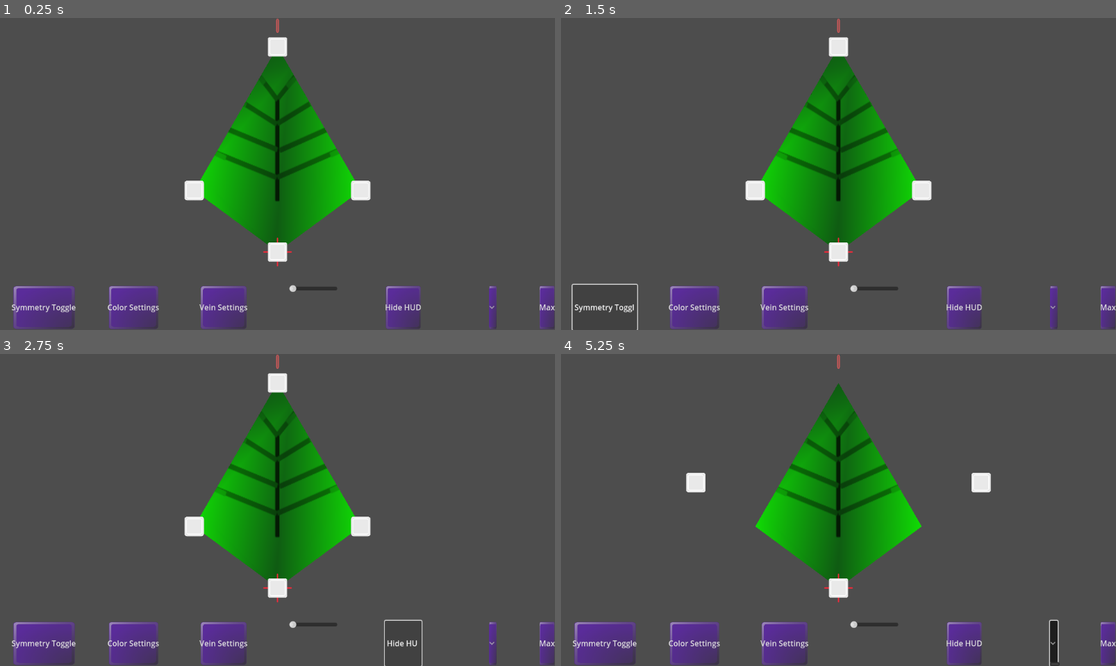
Above: before the commit, frames 1-4 (two rows, left to right).
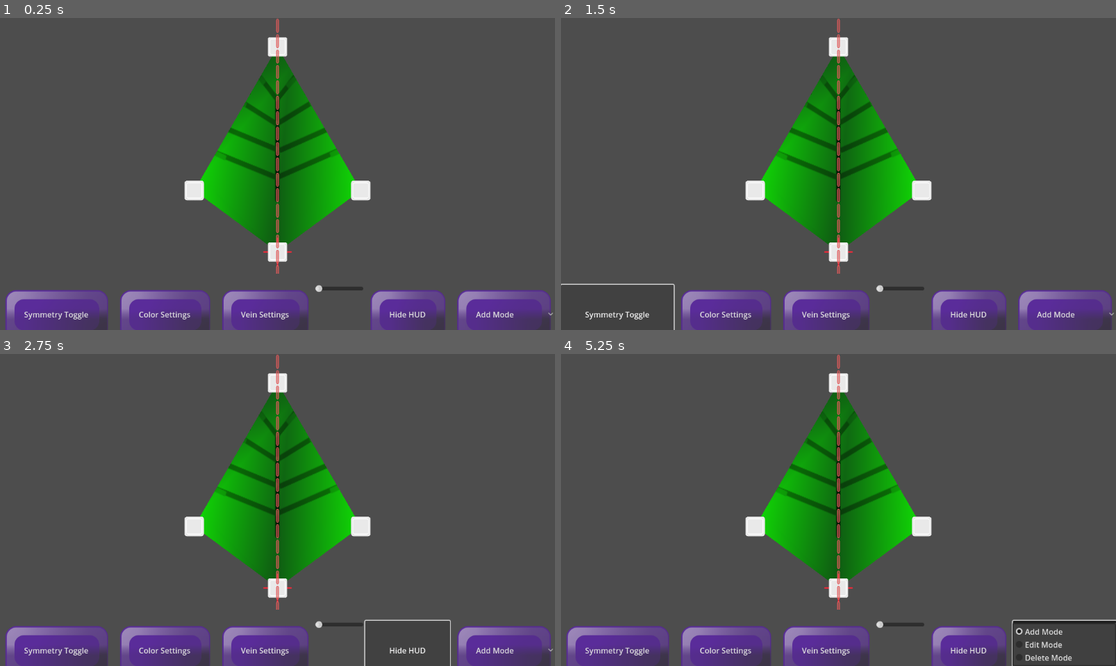
Above: after the commit, the same moments.

Repository: LettucePie/persephone
Game: Godot game, scene res://design/leafmaker.tscn
Same seed, same stepped clock (60 frames per second), same inputs: the game is played once before the commit and once after it.
Inputs (mouse positions are in pixels of both pictures, inside the frame that each line leads up to; where the layout moved, square brackets give the same spot in the first picture):
- Up to frame 1 (0.25 s): no input
- Up to frame 2 (1.5 s): click (1066, 314) [1054, 308] at 0.5 s; click "Symmetry Toggle" at 1.25 s
- Up to frame 3 (2.75 s): click "Hide HUD" at 2 s
- Up to frame 4 (5.25 s): click (1110, 644) at 2.75 s, where only the run before the commit has a clickable "Max"; click "Symmetry Toggle" at 3.5 s; click "Hide HUD" at 4.25 s; click (1066, 650) [1054, 644] at 5 s

The runs differ from the first frame. In frame 1, 10% of the frame differs, in the area x 1-100%, y 5-100%; in frame 2, 8.8%; in frame 3, 9.0%; in frame 4, 10%.

Commit message:
Added in LeafPoint class to organize symmetry pairs

Diff:
--- a/design/button_tool_normal.tres
+++ b/design/button_tool_normal.tres
@@ -1,11 +1,11 @@
-[gd_resource type="StyleBoxTexture" load_steps=2 format=2]
+[gd_resource type="StyleBoxTexture" load_steps=2 format=3 uid="uid://duh1oqg6aw3yb"]
 
-[ext_resource path="res://design/button_style_square.png" type="Texture2D" id=1]
+[ext_resource type="Texture2D" uid="uid://x5jwvkngxxvl" path="res://design/button_style_square.png" id="1"]
 
 [resource]
-texture = ExtResource( 1 )
-region_rect = Rect2( 50, 50, 410, 410 )
-margin_left = 40.0
-margin_right = 40.0
-margin_top = 40.0
-margin_bottom = 40.0
+texture = ExtResource("1")
+texture_margin_left = 50.0
+texture_margin_top = 50.0
+texture_margin_right = 50.0
+texture_margin_bottom = 50.0
+region_rect = Rect2(50, 50, 410, 410)
--- a/design/designer.tscn
+++ b/design/designer.tscn
@@ -1,65 +1,56 @@
-[gd_scene load_steps=5 format=2]
+[gd_scene load_steps=5 format=3 uid="uid://csikyhhww727n"]
 
-[ext_resource path="res://design/branch_icon.png" type="Texture2D" id=1]
-[ext_resource path="res://design/design_theme.tres" type="Theme" id=2]
-[ext_resource path="res://design/flower_icon.png" type="Texture2D" id=3]
-[ext_resource path="res://design/leaf_icon.png" type="Texture2D" id=4]
+[ext_resource type="Texture2D" uid="uid://blhvenvqwbp7j" path="res://design/branch_icon.png" id="1"]
+[ext_resource type="Theme" path="res://design/design_theme.tres" id="2"]
+[ext_resource type="Texture2D" uid="uid://dxg58145b5pl1" path="res://design/flower_icon.png" id="3"]
+[ext_resource type="Texture2D" uid="uid://vul1juurijqf" path="res://design/leaf_icon.png" id="4"]
 
 [node name="designer" type="Control"]
+layout_mode = 3
+anchors_preset = 15
 anchor_right = 1.0
 anchor_bottom = 1.0
-theme = ExtResource( 2 )
+theme = ExtResource("2")
 
 [node name="BubbleContainer" type="HBoxContainer" parent="."]
+layout_mode = 0
 anchor_right = 1.0
 anchor_bottom = 0.213
 offset_bottom = 0.199989
 alignment = 1
 
 [node name="AspectRatioContainer" type="AspectRatioContainer" parent="BubbleContainer"]
-offset_left = 119.0
-offset_right = 219.0
-offset_bottom = 127.0
+layout_mode = 2
 size_flags_horizontal = 6
 stretch_mode = 3
 
 [node name="Button" type="Button" parent="BubbleContainer/AspectRatioContainer"]
-offset_left = -13.5
-offset_right = 113.5
-offset_bottom = 127.0
-custom_minimum_size = Vector2( 100, 100 )
-icon = ExtResource( 1 )
+custom_minimum_size = Vector2(100, 100)
+layout_mode = 2
+icon = ExtResource("1")
 icon_alignment = 1
 expand_icon = true
 
 [node name="AspectRatioContainer2" type="AspectRatioContainer" parent="BubbleContainer"]
-offset_left = 461.0
-offset_right = 561.0
-offset_bottom = 127.0
+layout_mode = 2
 size_flags_horizontal = 6
 stretch_mode = 3
 
 [node name="Button" type="Button" parent="BubbleContainer/AspectRatioContainer2"]
-offset_left = -13.5
-offset_right = 113.5
-offset_bottom = 127.0
-custom_minimum_size = Vector2( 100, 100 )
-icon = ExtResource( 4 )
+custom_minimum_size = Vector2(100, 100)
+layout_mode = 2
+icon = ExtResource("4")
 icon_alignment = 1
 expand_icon = true
 
 [node name="AspectRatioContainer3" type="AspectRatioContainer" parent="BubbleContainer"]
-offset_left = 804.0
-offset_right = 904.0
-offset_bottom = 127.0
+layout_mode = 2
 size_flags_horizontal = 6
 stretch_mode = 3
 
 [node name="Button" type="Button" parent="BubbleContainer/AspectRatioContainer3"]
-offset_left = -13.5
-offset_right = 113.5
-offset_bottom = 127.0
-custom_minimum_size = Vector2( 100, 100 )
-icon = ExtResource( 3 )
+custom_minimum_size = Vector2(100, 100)
+layout_mode = 2
+icon = ExtResource("3")
 icon_alignment = 1
 expand_icon = true
--- a/design/leafmaker.tscn
+++ b/design/leafmaker.tscn
@@ -47,6 +47,8 @@
 anchors_preset = 15
 anchor_right = 1.0
 anchor_bottom = 1.0
+grow_horizontal = 2
+grow_vertical = 2
 theme = ExtResource("7")
 script = ExtResource("5")
 
@@ -60,38 +62,47 @@
 
 [node name="Symmetry" type="Button" parent="ui/HBoxContainer"]
 layout_mode = 2
-size_flags_horizontal = 6
+size_flags_horizontal = 3
 text = "Symmetry Toggle"
 
 [node name="Button2" type="Button" parent="ui/HBoxContainer"]
 layout_mode = 2
-size_flags_horizontal = 6
+size_flags_horizontal = 3
 text = "Color Settings"
 
 [node name="Button3" type="Button" parent="ui/HBoxContainer"]
 layout_mode = 2
-size_flags_horizontal = 6
+size_flags_horizontal = 3
 text = "Vein Settings"
 
 [node name="HSlider" type="HSlider" parent="ui/HBoxContainer"]
 custom_minimum_size = Vector2(100, 0)
 layout_mode = 2
-size_flags_horizontal = 6
+size_flags_horizontal = 3
 min_value = 3.0
 max_value = 12.0
 value = 3.0
 
 [node name="Button4" type="Button" parent="ui/HBoxContainer"]
 layout_mode = 2
-size_flags_horizontal = 6
+size_flags_horizontal = 3
 text = "Hide HUD"
 
 [node name="Mode" type="OptionButton" parent="ui/HBoxContainer"]
 layout_mode = 2
-size_flags_horizontal = 6
+size_flags_horizontal = 3
+item_count = 3
+selected = 0
+popup/item_0/text = "Add Mode"
+popup/item_0/id = 0
+popup/item_1/text = "Edit Mode"
+popup/item_1/id = 1
+popup/item_2/text = "Delete Mode"
+popup/item_2/id = 2
 
 [node name="Maximize" type="Button" parent="ui/HBoxContainer"]
 layout_mode = 2
+size_flags_horizontal = 3
 text = "Max"
 
 [node name="SymmetryLine" type="TextureRect" parent="ui"]
@@ -103,7 +114,7 @@
 offset_right = 4.0
 offset_bottom = -3.05176e-05
 texture = ExtResource("8")
-stretch_mode = 2
+stretch_mode = 1
 
 [node name="table" type="Control" parent="ui"]
 anchors_preset = 0
--- a/design/leafmaker_canvas.gd
+++ b/design/leafmaker_canvas.gd
@@ -9,10 +9,22 @@
 enum Mode {ADD_MODE, EDIT_MODE, DELETE_MODE}
 @export var debug_draw: bool = false
 
+class LeafPoint:
+	var visual_node : Node2D
+	var curve_index : int
+	var symmetry : bool
+	var symmetry_pair : LeafPoint
+	func _init(_visual_node, _curve_index, _symmetry, _symmetry_pair):
+		visual_node = _visual_node
+		curve_index = _curve_index
+		symmetry = _symmetry
+		symmetry_pair = _symmetry_pair
+
+
+var leaf_points : Array = []
 @onready var leaf_poly = $Polygon2D
 @onready var leaf_origin = $LeafOrigin
 @onready var leaf_curve : Curve2D = Curve2D.new()
-var leaf_vis : Array = []
 @onready var leaf_color : Color = Color(0.2, 0.8, 0.1, 1.0)
 @onready var leaf_gradient : Gradient = leaf_gradient_default
 @onready var leaf_texture : Texture2D = leaf_texture_default
@@ -58,7 +70,7 @@
 func slide_curve(offset : Vector2):
 	for i in leaf_curve.get_point_count():
 		leaf_curve.set_point_position(i, leaf_curve.get_point_position(i) - offset)
-		leaf_vis[i].position -= offset
+		leaf_points[i].visual_node.position -= offset
 
 
 func fit_curve_scale(anchor : Vector2, w : float, h : float):
@@ -132,7 +144,7 @@
 			leaf_curve.set_point_position(
 					i,
 					leaf_curve.get_point_position(i).lerp(anchor, percent))
-			leaf_vis[i].position = leaf_vis[i].position.lerp(anchor, percent)
+			leaf_points[i].visual_node.position = leaf_points[i].visual_node.position.lerp(anchor, percent)
 
 
 func starting_leaf():
@@ -170,9 +182,14 @@
 	node_vis.position = pos
 	node_vis.scale = node_scale
 	self.add_child(node_vis)
-	leaf_vis.append(node_vis)
-	var index = leaf_curve.get_baked_points().find(pos)
+	var index_point = leaf_curve.get_point_count() - 1
+	var new_point = LeafPoint.new(node_vis, index_point, false, null)
+	leaf_points.append(new_point)
 	update_leaf_visual(true)
+
+
+func pair_symmetry_points():
+	print("Pairing Symmetry Points")
 
 
 func insert_point():
